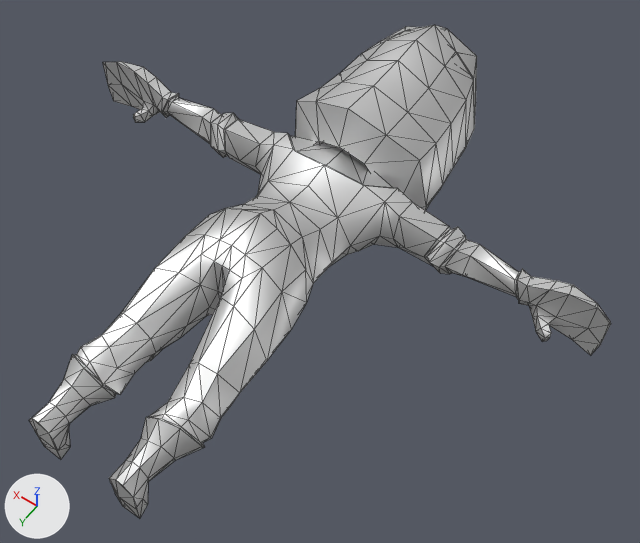
Before and after pictures for a commit that changed the glTF model client/public/models/Player_Base.glb.
Before and after are seen from a camera (50 mm lens) standing at (-1.8, 0.79, 3.42) and looking at (-0.2, -1.46, -0.11). The axes (+X, +Y, +Z) are drawn at lower left. The lights are the same throughout. The picture after the commit comes second. Mesh edges are drawn as thin lines.

Objects in the first picture: 'Face', 'PlayerBody'.
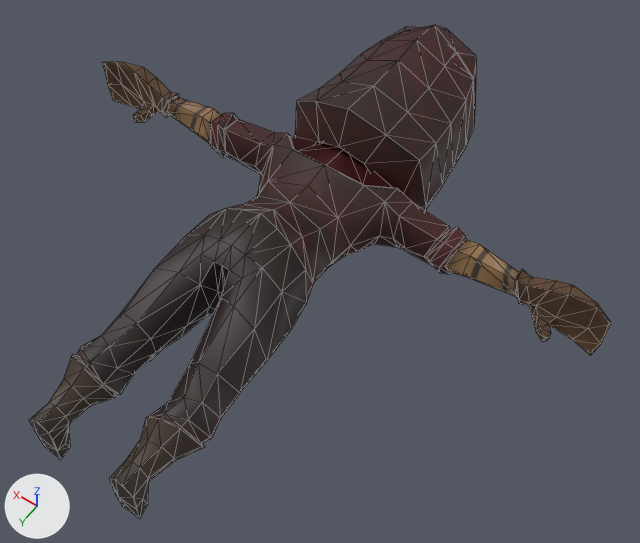
Where the change shows, as pixel boxes (x1, y1, x2, y2) in the pictures (640 x 543 px):
'PlayerBody', surface changed (darker)
    both: (29, 62, 611, 518)
'Face', surface changed (darker)
    both: (295, 25, 477, 211)

The change, as a list of edits to the scene's bpy script:
```text
Add img_rogue_texture:
    img_rogue_texture = load_image('Rogue_Texture', '_unpacked/Rogue_Texture', 1024, 1024, 'sRGB')
Change mat_rogue_texture:
    remove mat_rogue_texture.base_color = (0.8, 0.8, 0.8)  # white #e7e7e7
    mat_rogue_texture.metallic: 1.0 -> 0.0
    add mat_rogue_texture.texture = img_rogue_texture
```
